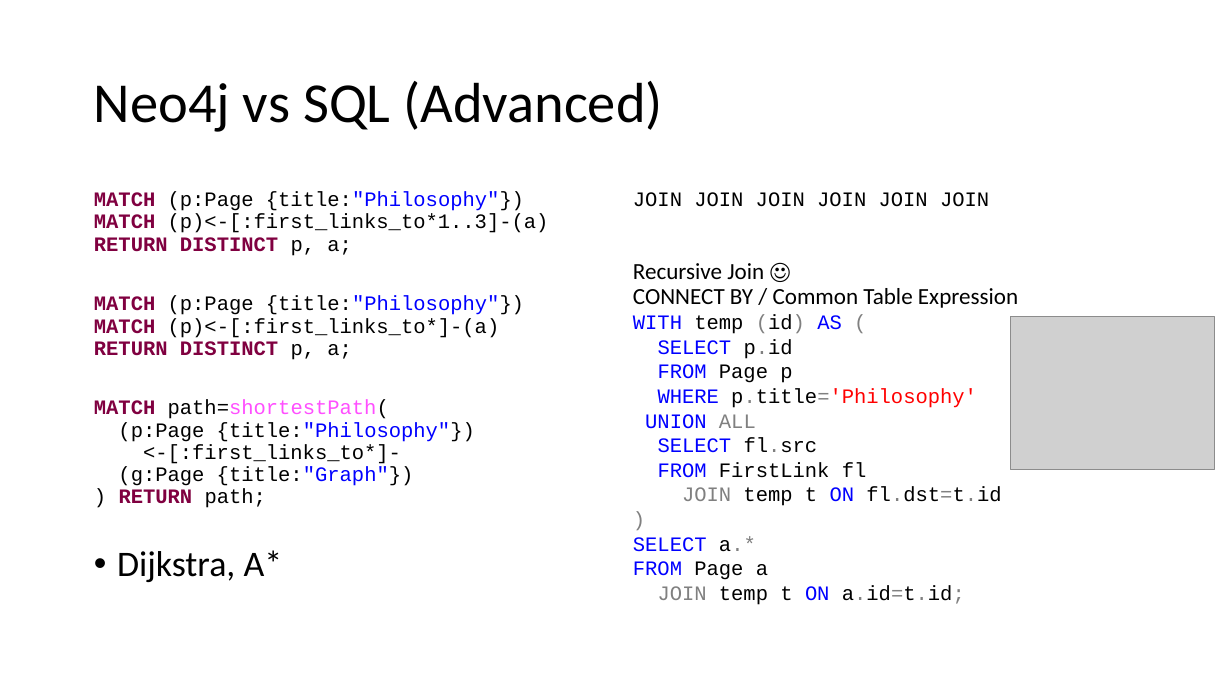
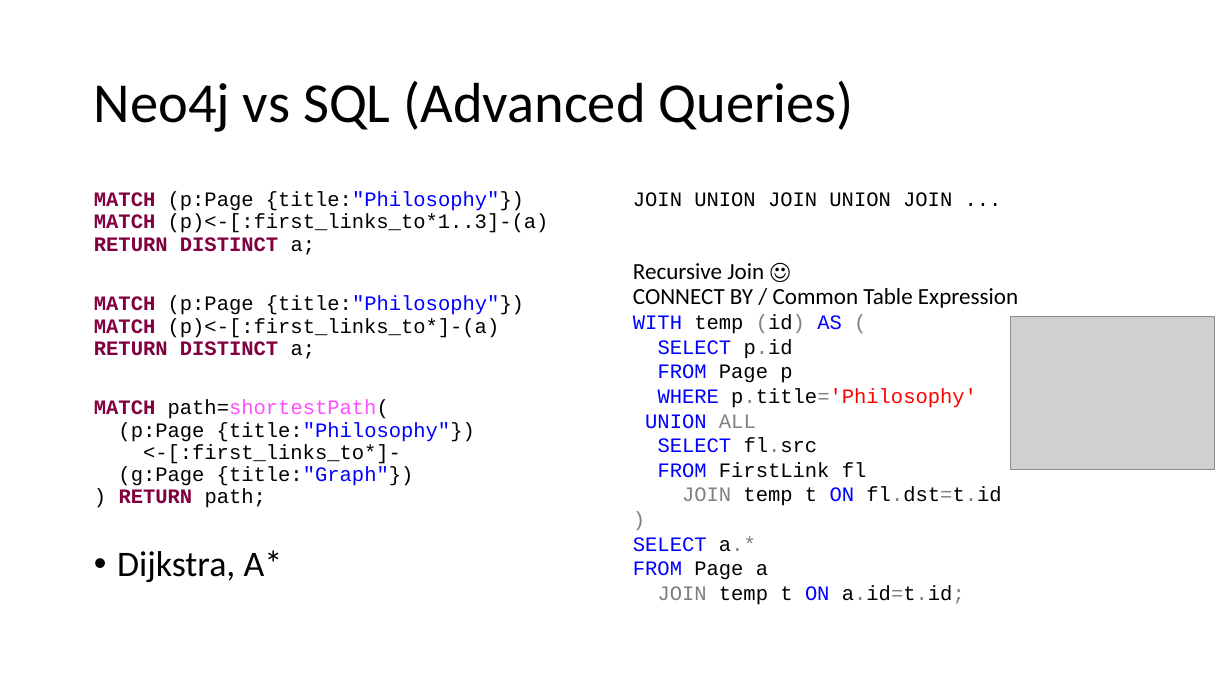
Before and after one commit to bernhardmgruber/philosophywiki, a slide deck: slide 7 of doc/presentation/Presentation.pptx. Drawn at 1232x693 pixels with LibreOffice and Linux fonts; fonts in the diff are those of the drawing; grey boxes stand for pictures. Boxes give left, top, right and bottom in pixels: in the first picture for what was removed or moved away, otherwise in the second. Text is boxed around its words. In the diff, an @@ line names an element or a change of style, - is before the commit and + after.

```diff
--- a/doc/presentation/Presentation.pptx
+++ b/doc/presentation/Presentation.pptx
@@ title at (94,81,853,132): text changed @@
-Neo4j vs SQL (Advanced)
+Neo4j vs SQL (Advanced Queries)
@@ text at (94,192,549,359): text changed @@
-MATCH (p:Page {title:"Philosophy"})
-MATCH (p)<-[:first_links_to*1..3]-(a)
-RETURN DISTINCT p, a;
-MATCH (p:Page {title:"Philosophy"})
-MATCH (p)<-[:first_links_to*]-(a)
-RETURN DISTINCT p, a;
+MATCH (p:Page {title:"Philosophy"})
+MATCH (p)<-[:first_links_to*1..3]-(a)
+RETURN DISTINCT a;
+MATCH (p:Page {title:"Philosophy"})
+MATCH (p)<-[:first_links_to*]-(a)
+RETURN DISTINCT a;
@@ text at (633,192,952,207): text changed @@
-JOIN JOIN JOIN JOIN JOIN JOIN
+JOIN UNION JOIN UNION JOIN ...
```
Also in this commit, not shown: 1 other slide changed, 1 slide added, 1 other file.
